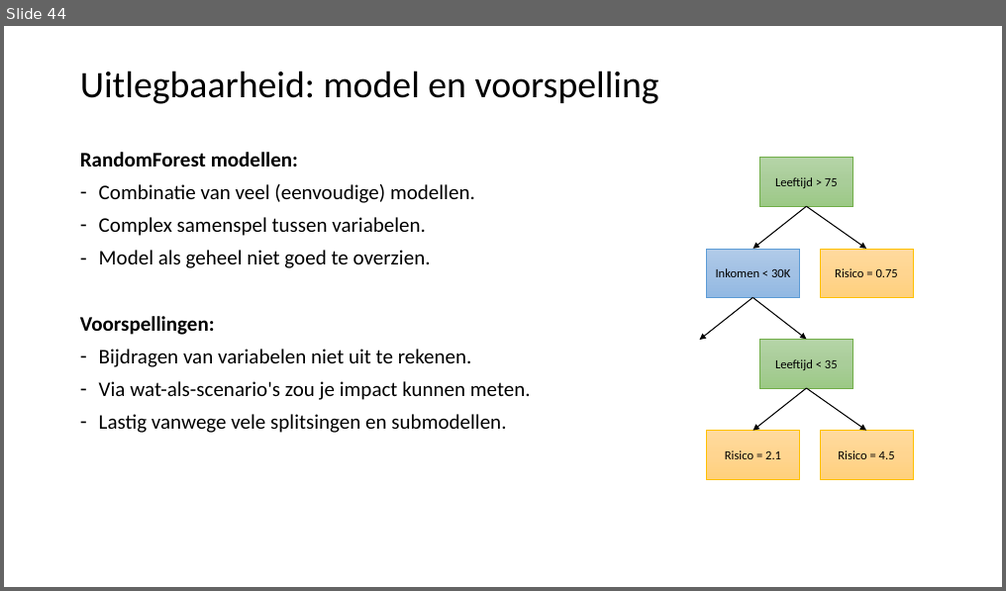
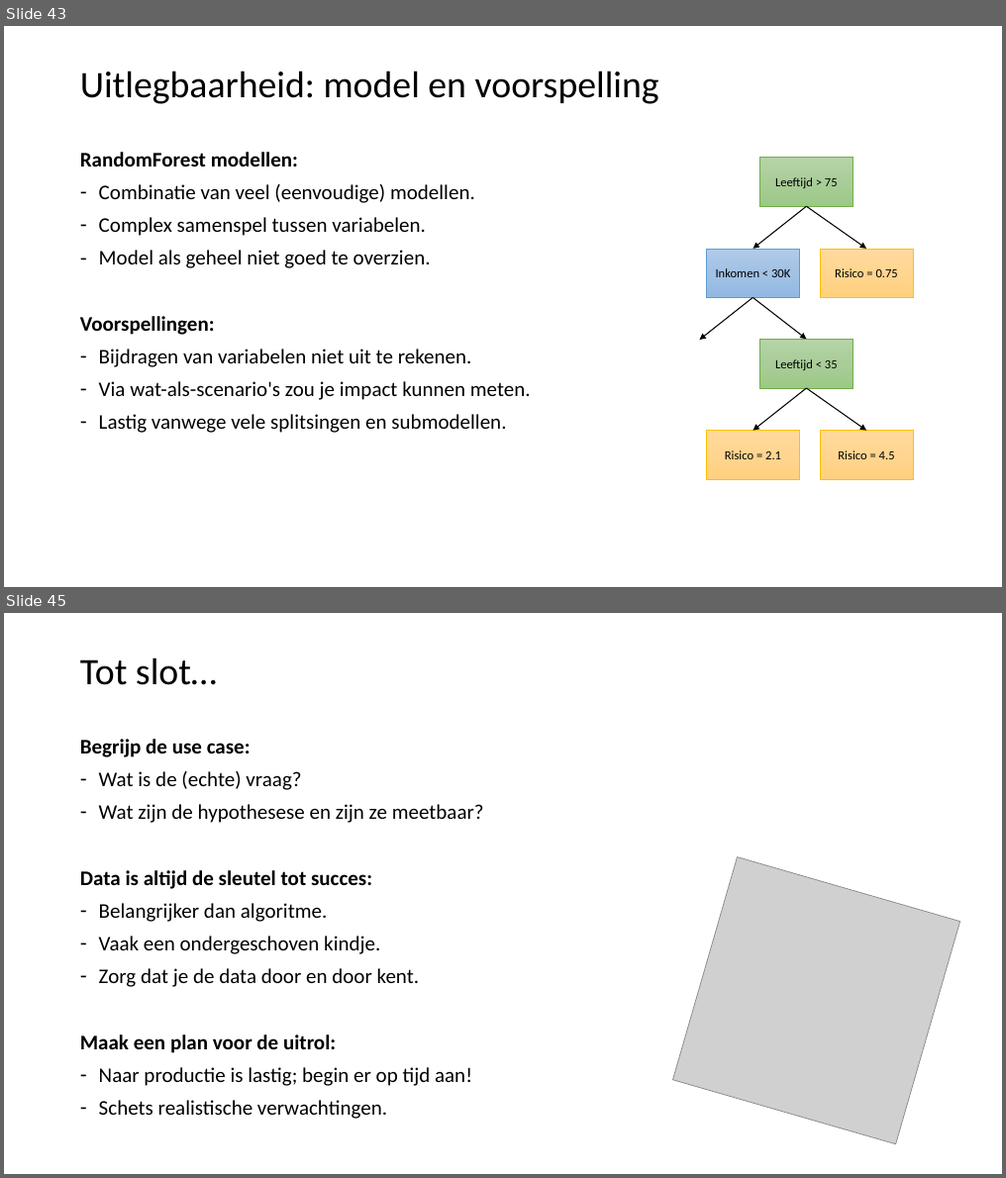
Before and after one commit to LFKoning/knowledge-sharing, a slide deck: python_trainees/4_scikit_learn/python_traineeship_4.pptx. Shown one above the other, each under a label of ours: slide 44 before the commit, slides 43 and 45 after it; the slides between them are not shown. The pictures are 1006x591 and 1006x1178 pixels, drawn with LibreOffice and Linux fonts; fonts in the diff are those of the drawing; grey boxes stand for pictures. Boxes give left, top, right and bottom in pixels: in the first picture for what was removed or moved away, otherwise in the second. Text is boxed around its words. In the diff, an @@ line names an element or a change of style, - is before the commit and + after.

```diff
--- a/python_trainees/4_scikit_learn/python_traineeship_4.pptx
+++ b/python_trainees/4_scikit_learn/python_traineeship_4.pptx
@@ slide 45 added at (4,613,1002,1174), background #FFFFFF @@
@@ title added at (80,658,217,685), 36 pt, text #000000 @@
+Tot slot…
@@ text added at (80,739,484,1119), 20 pt, text #000000 @@
+Begrijp de use case:
+– Wat is de (echte) vraag?
+– Wat zijn de hypothesese en zijn ze meetbaar?
+Data is altijd de sleutel tot succes:
+– Belangrijker dan algoritme.
+– Vaak een ondergeschoven kindje.
+– Zorg dat je de data door en door kent.
+Maak een plan voor de uitrol:
+– Naar productie is lastig; begin er op tijd aan!
+– Schets realistische verwachtingen.
@@ picture added at (672,858,960,1145) @@
@@ what was slide 44 is now slide 43 @@
```
Also in this commit, not shown: 6 slides changed, 2 slides removed, 9 other files.
